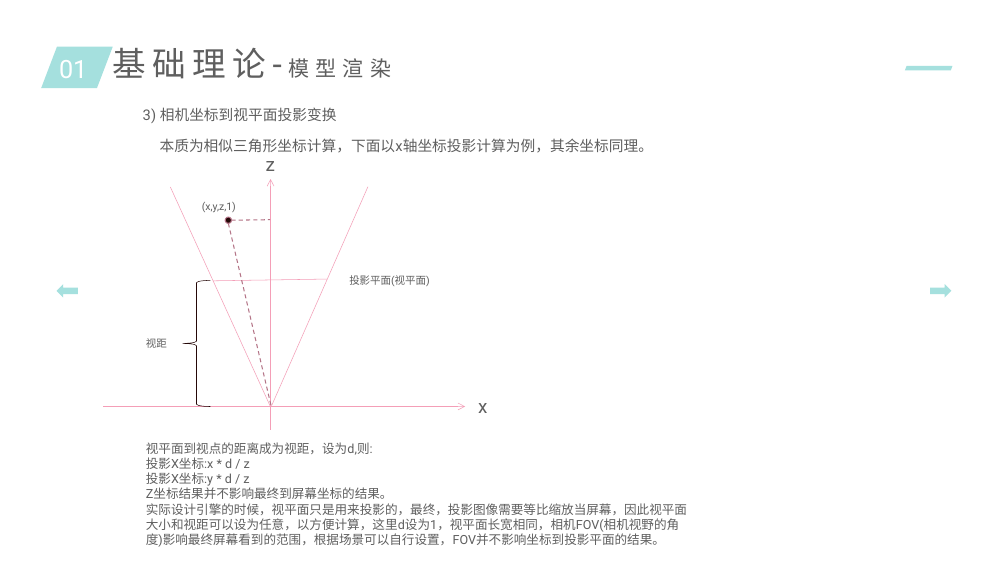
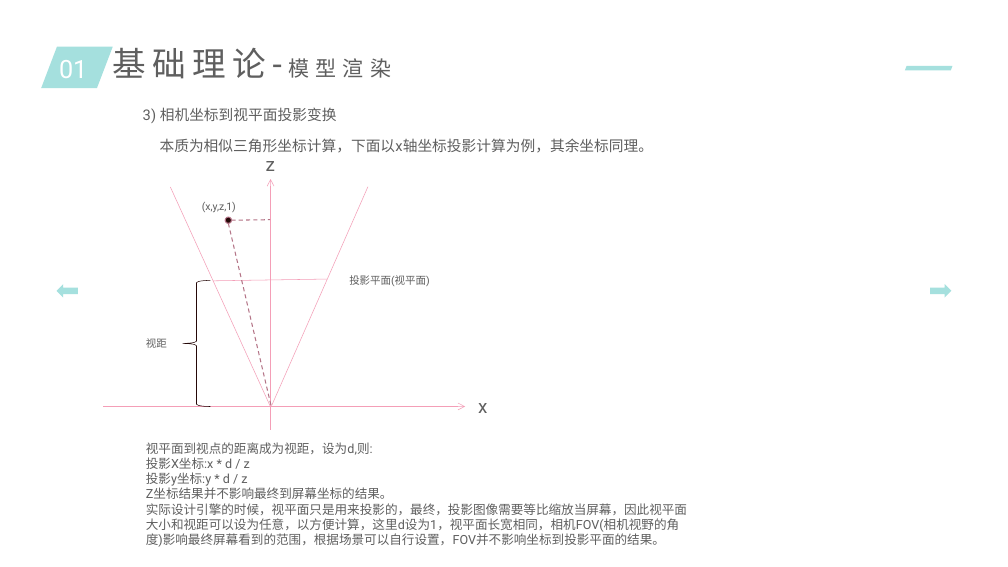
Before and after one commit to lijun4727/3d-study, a slide deck: slide 18 of 3d游戏引擎.pptx. Drawn at 1008x567 pixels with LibreOffice and Linux fonts; fonts in the diff are those of the drawing. Boxes give left, top, right and bottom in pixels: in the first picture for what was removed or moved away, otherwise in the second. Text is boxed around its words. In the diff, an @@ line names an element or a change of style, - is before the commit and + after.

```diff
--- a/3d游戏引擎.pptx
+++ b/3d游戏引擎.pptx
@@ text at (146, 472, 247, 486): text changed @@
-投影X坐标:y * d / z
+投影y坐标:y * d / z
```
Also in this commit, not shown: 5 other slides changed.
